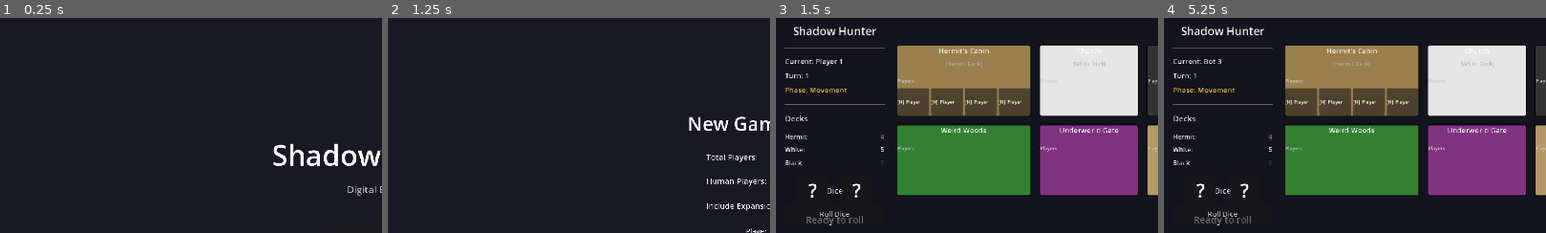
Above: before the commit, frames 1-4 (left to right).
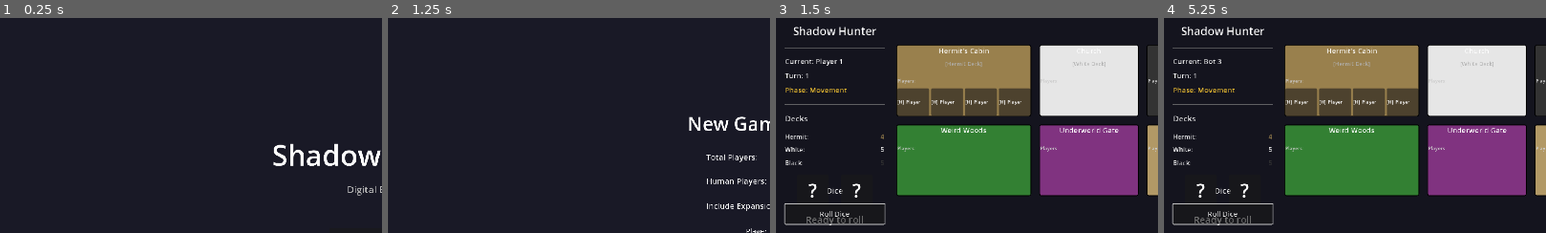
Above: after the commit, the same moments.

Repository: The-Cyril5555/shadow_hunter_app
Game: Godot game, scene res://scenes/ui/screens/main_menu.tscn
Two runs of this game, one before a commit and one after it. Both use one fixed random seed, a clock stepped at 60 frames per second and the inputs below.
Inputs:
- Up to frame 1 (0.25 s): no input
- Up to frame 2 (1.25 s): click "New Game" at 0.5 s
- Up to frame 3 (1.5 s): click "Start Game" at 1.25 s
- Up to frame 4 (5.25 s): click "Roll Dice" at 2 s; click "End Turn" at 2.75 s; click "Back to Menu" at 3.5 s; click "New Game" at 4.25 s; click "Start Game" at 5 s
The pictures show only the part of the screen within x 0-50%, y 1-51%; the shares and areas given below are measured in that part.

Frames 1-2 are identical in both runs. In frame 3, 0.4% of the frame differs, in the area x 2-29%, y 86-97%; in frame 4, 0.4%.
Error in both runs: Invalid access to property or key 'theme_override_font_sizes' on a base object of type 'Button'. (res://scripts/ui/main_menu.gd:20)

Commit message:
feat: add keyboard navigation with focus chain for action buttons

Diff:
--- a/scripts/game/game_board.gd
+++ b/scripts/game/game_board.gd
@@ -114,6 +114,9 @@
 	# Add feedback toast
 	toast = FeedbackToast.new()
 	add_child(toast)
+
+	# Setup keyboard focus chain
+	_setup_focus_chain()
 
 	# Start tutorial if in tutorial mode
 	if GameModeStateMachine.current_mode == GameModeStateMachine.GameMode.TUTORIAL:
@@ -1070,3 +1073,29 @@
 func _notify_tutorial(action: String) -> void:
 	if tutorial != null:
 		tutorial.notify_action(action)
+
+
+# -----------------------------------------------------------------------------
+# Keyboard Navigation
+# -----------------------------------------------------------------------------
+
+## Setup focus chain for keyboard navigation (Tab order)
+func _setup_focus_chain() -> void:
+	# Set focus neighbors for main action buttons
+	roll_dice_button.focus_neighbor_bottom = draw_card_button.get_path()
+	draw_card_button.focus_neighbor_top = roll_dice_button.get_path()
+	draw_card_button.focus_neighbor_bottom = attack_button.get_path()
+	attack_button.focus_neighbor_top = draw_card_button.get_path()
+	attack_button.focus_neighbor_bottom = end_turn_button.get_path()
+	end_turn_button.focus_neighbor_top = attack_button.get_path()
+	end_turn_button.focus_neighbor_bottom = roll_dice_button.get_path()
+	roll_dice_button.focus_neighbor_top = end_turn_button.get_path()
+
+	# Set focus mode on all buttons
+	roll_dice_button.focus_mode = Control.FOCUS_ALL
+	draw_card_button.focus_mode = Control.FOCUS_ALL
+	attack_button.focus_mode = Control.FOCUS_ALL
+	end_turn_button.focus_mode = Control.FOCUS_ALL
+
+	# Give initial focus to roll dice button
+	roll_dice_button.grab_focus()
